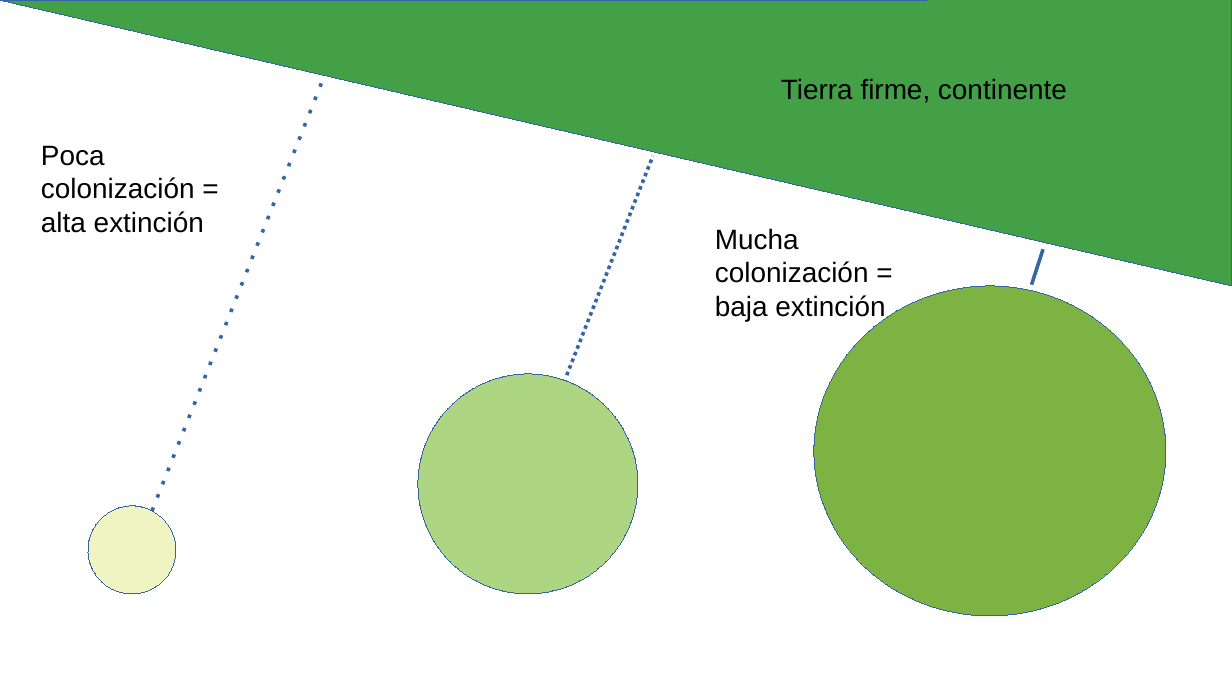
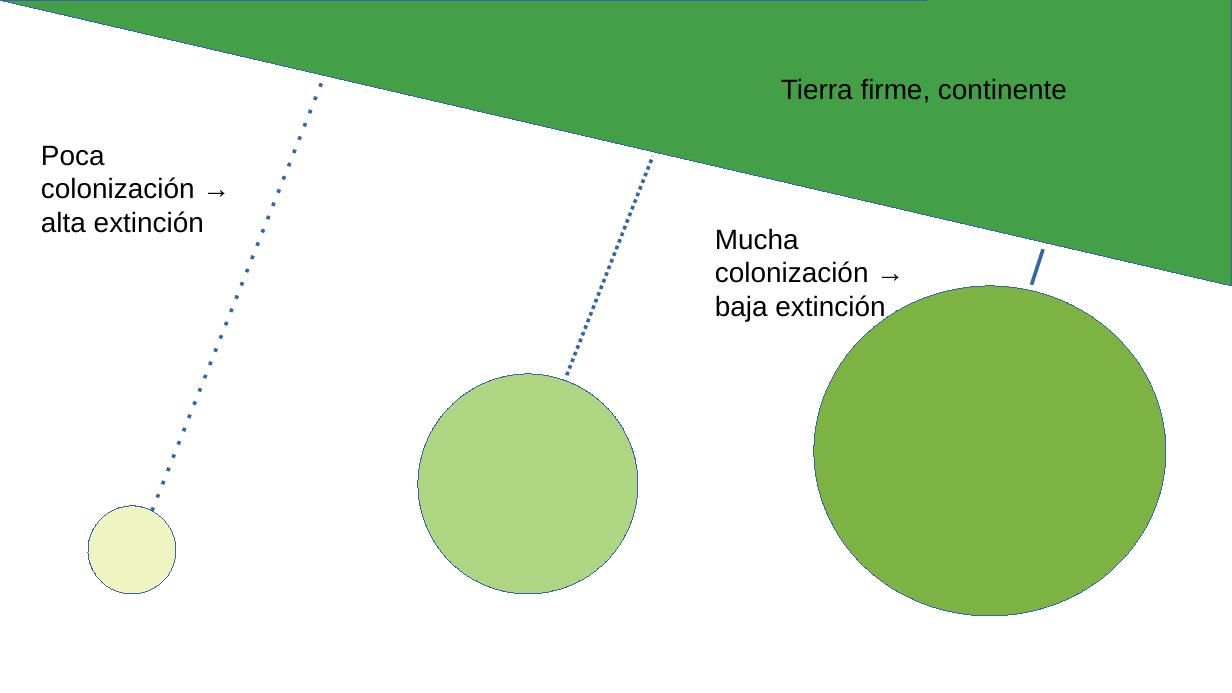
Before and after one commit to gerardommc/Ecologia-Teorica, a slide deck: slide 17 of Metapoblaciones.odp. Drawn at 1232x693 pixels with LibreOffice and Linux fonts; fonts in the diff are those of the drawing. Boxes give left, top, right and bottom in pixels: in the first picture for what was removed or moved away, otherwise in the second. Text is boxed around its words. In the diff, an @@ line names an element or a change of style, - is before the commit and + after.

```diff
--- a/Metapoblaciones.odp
+++ b/Metapoblaciones.odp
@@ text at (x1=41, y1=145, x2=204, y2=233): text changed @@
-Poca colonización = alta extinción
+Poca colonización → alta extinción
@@ text at (x1=715, y1=228, x2=885, y2=321): text changed @@
-Mucha colonización = baja extinción
+Mucha colonización → baja extinción
```
Also in this commit, not shown: 7 other slides changed, 4 slides added, 5 slides removed, 16 other files.
